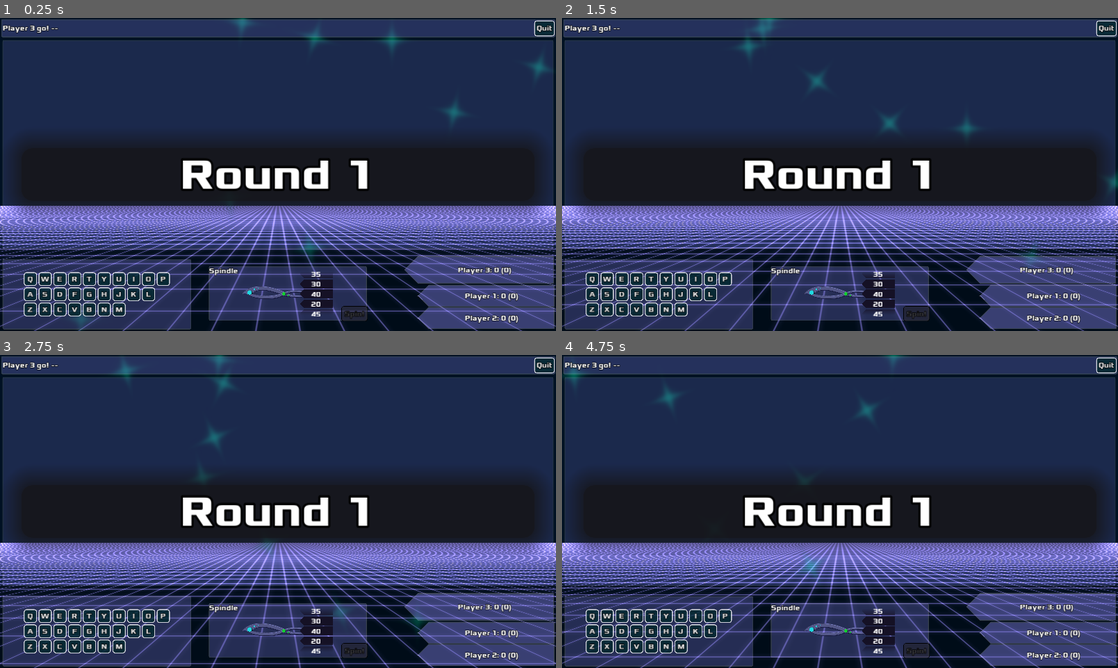
Above: before the commit, frames 1-4 (two rows, left to right).
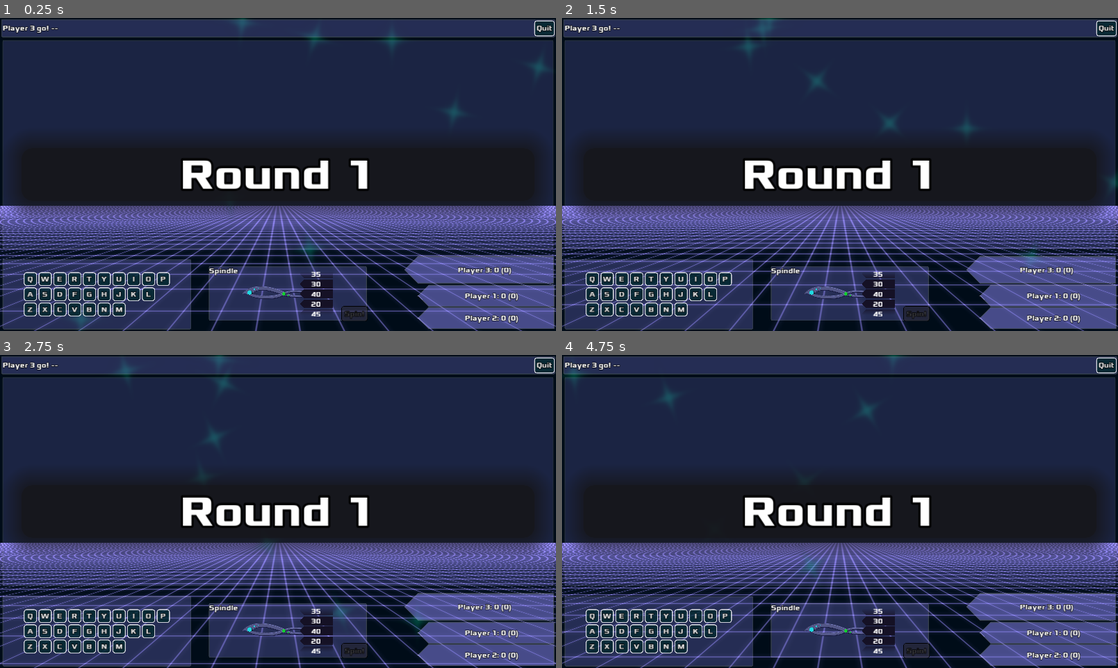
Above: after the commit, the same moments.

Repository: zacryol/spindle-of-serendipity
Game: Godot game, scene res://game/GamePanel.tscn
Same seed, same stepped clock (60 frames per second), same inputs: the game is played once before the commit and once after it. This scene is started directly instead of the project's main scene.
Inputs:
- Up to frame 1 (0.25 s): no input
- Up to frame 2 (1.5 s): tap Enter at 0.5 s; tap Backspace at 0.6 s; hold A from 1.28 s (still down); tap Z at 1.35 s
- Up to frame 3 (2.75 s): release A at 2.03 s; tap Backspace at 2.1 s
- Up to frame 4 (4.75 s): tap Z at 2.85, 4.35 s; hold A from 3.53 s (still down); tap Backspace at 3.6 s

The runs differ from the first frame. In frame 1, 10% of the frame differs, in the area x 0-100%, y 0-74%; in frame 2, 10%; in frame 3, 10%; in frame 4, 10%.
Error in both runs: Division By Zero in operator '%'. (res://system/singletons/EntryManager.gd:103)

Commit message:
increased Colorrect size, Players Panel alpha

Diff:
--- a/godot/game/GamePanel.tscn
+++ b/godot/game/GamePanel.tscn
@@ -78,7 +78,7 @@
 anchor_right = 0.5
 anchor_bottom = 1.0
 margin_left = -640.0
-margin_top = -190.0
+margin_top = -746.0
 margin_right = 640.0
 color = Color( 0, 0, 0, 0.313726 )
 __meta__ = {
--- a/godot/game/components/PlayersPanel.tscn
+++ b/godot/game/components/PlayersPanel.tscn
@@ -5,7 +5,7 @@
 
 [sub_resource type="StyleBoxFlat" id=1]
 content_margin_left = 30.0
-bg_color = Color( 0.572549, 0.556863, 1, 0.392157 )
+bg_color = Color( 0.572549, 0.556863, 1, 0.490196 )
 border_width_left = 3
 border_width_top = 3
 border_width_right = 2
